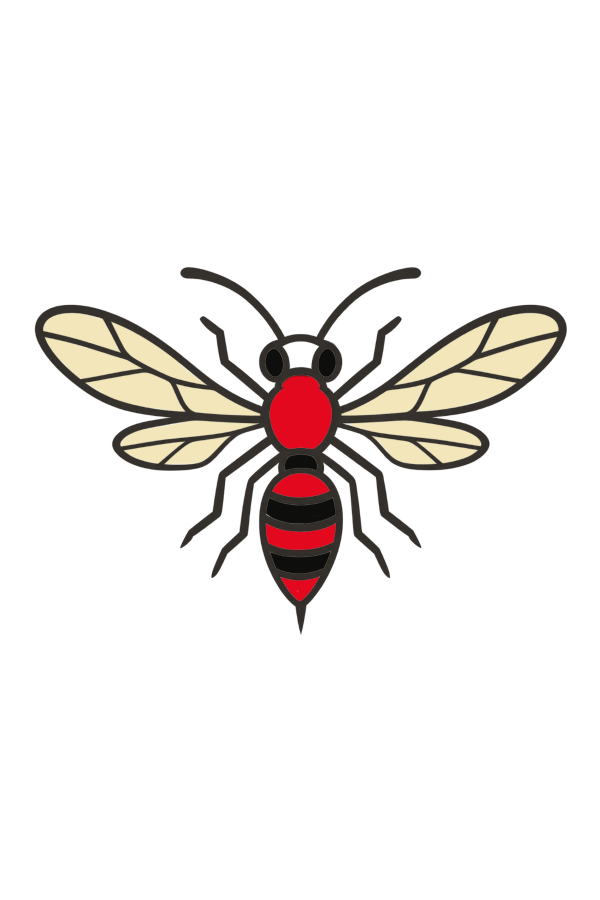
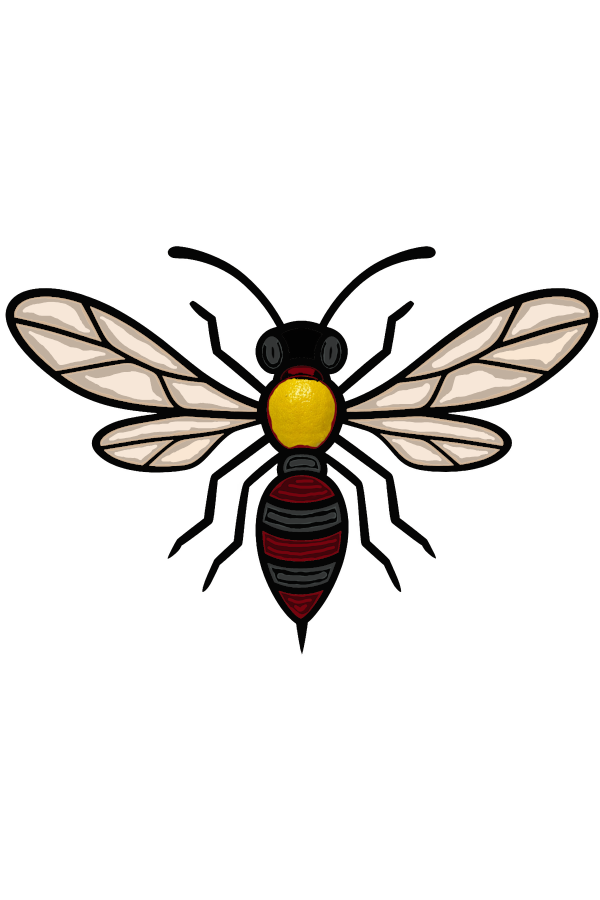
Revision of a layered 600 x 900 image; what changed, layer by layer:
hid "ChatGPT Image Aug 13, 2026, 10_15_53 AM.png" over <box>33,264,568,636</box>
added layer "wasp copy" above "stalk" over <box>5,245,599,655</box>
hid "stalk" over <box>40,308,565,608</box>
